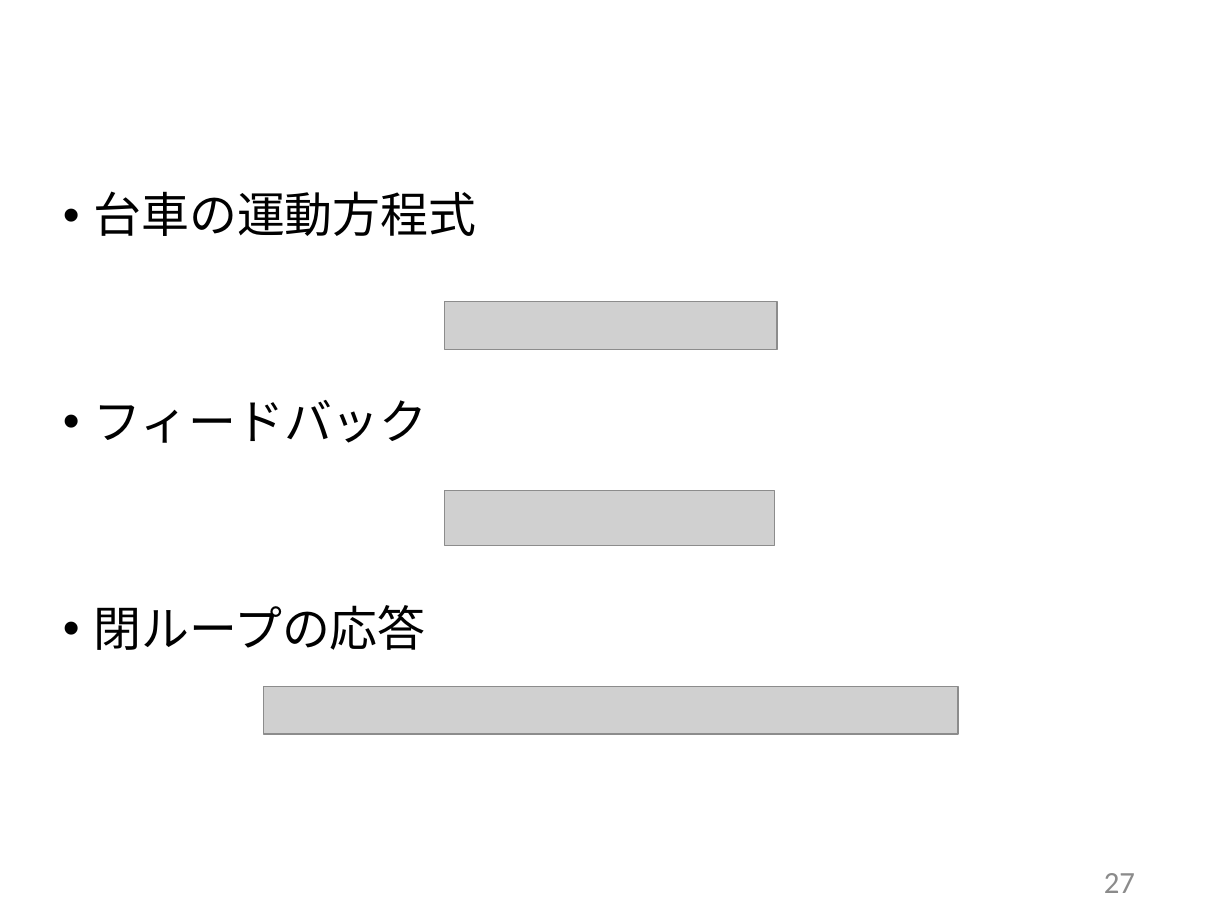
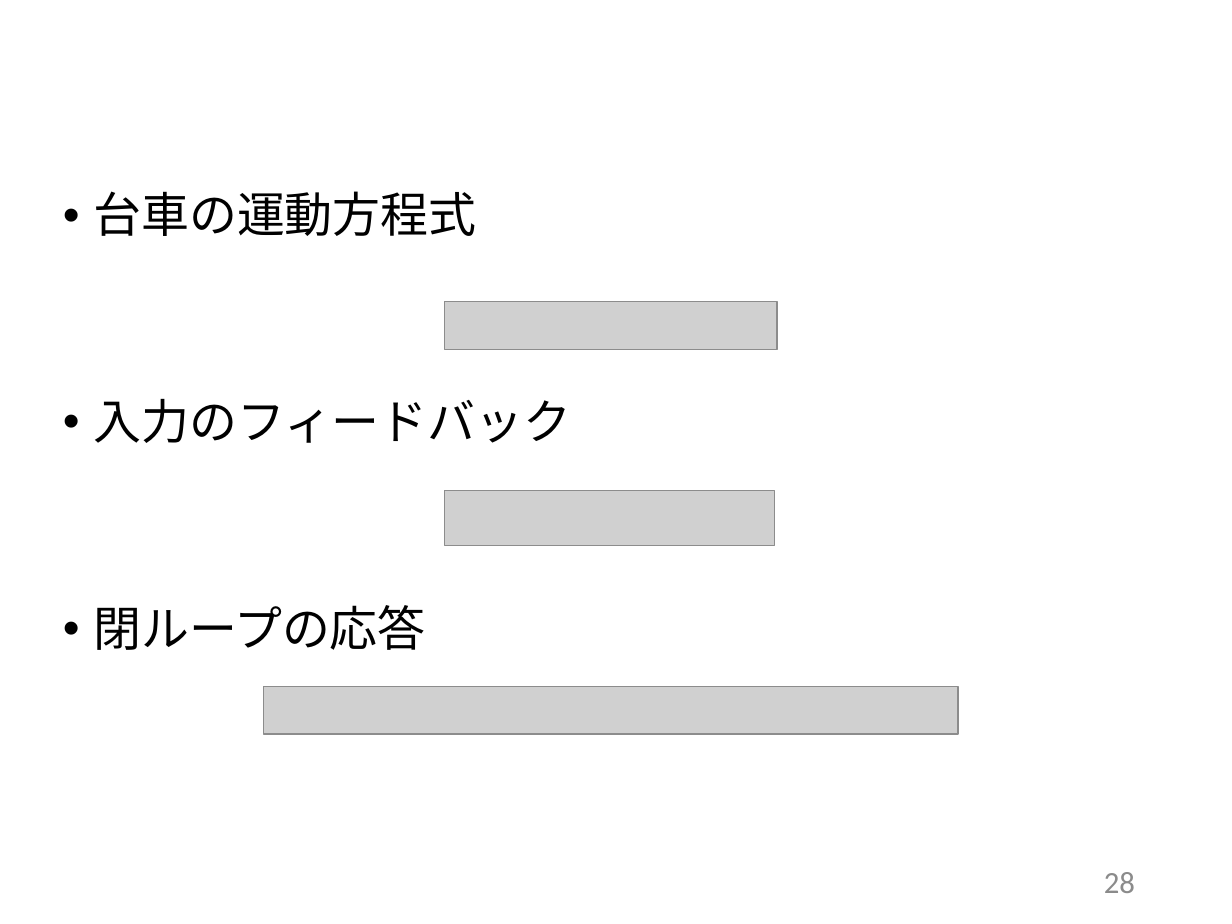
Before and after one commit to arabian9ts/Pendulum, a slide deck: slide 28 of presentation/pendulum_theory.pptx (slide 27 before the commit). Drawn at 1232x924 pixels with LibreOffice and Linux fonts; fonts in the diff are those of the drawing; grey boxes stand for pictures. Boxes give left, top, right and bottom in pixels: in the first picture for what was removed or moved away, otherwise in the second. Text is boxed around its words. In the diff, an @@ line names an element or a change of style, - is before the commit and + after.

```diff
--- a/presentation/pendulum_theory.pptx
+++ b/presentation/pendulum_theory.pptx
@@ text at box(94, 399, 572, 443): text changed @@
-• フィードバック
+• 入力のフィードバック
@@ page number at box(1104, 872, 1135, 893): text changed @@
-27
+28
```
Also in this commit, not shown: 16 other slides changed, 2 slides added, 1 slide removed.
